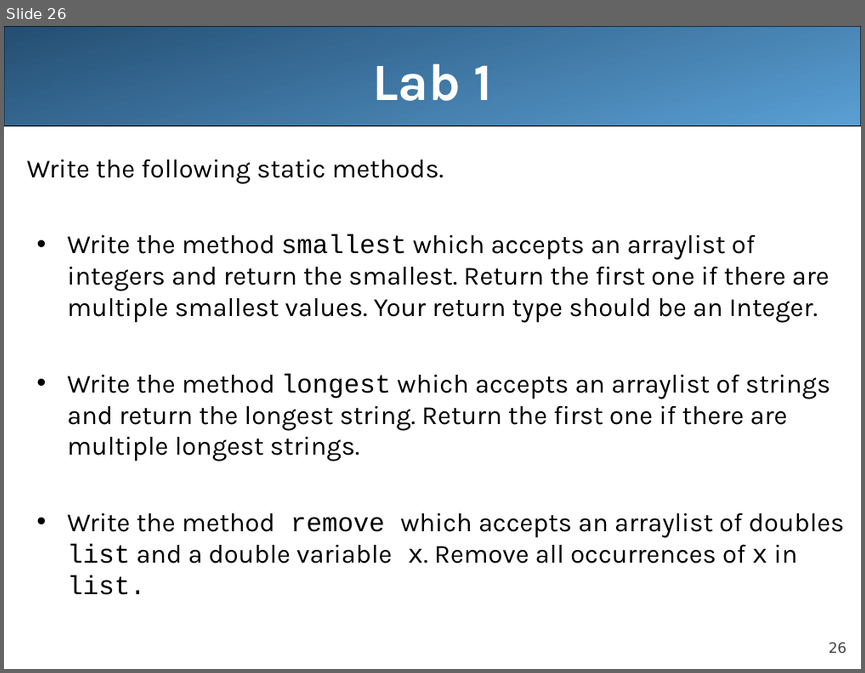
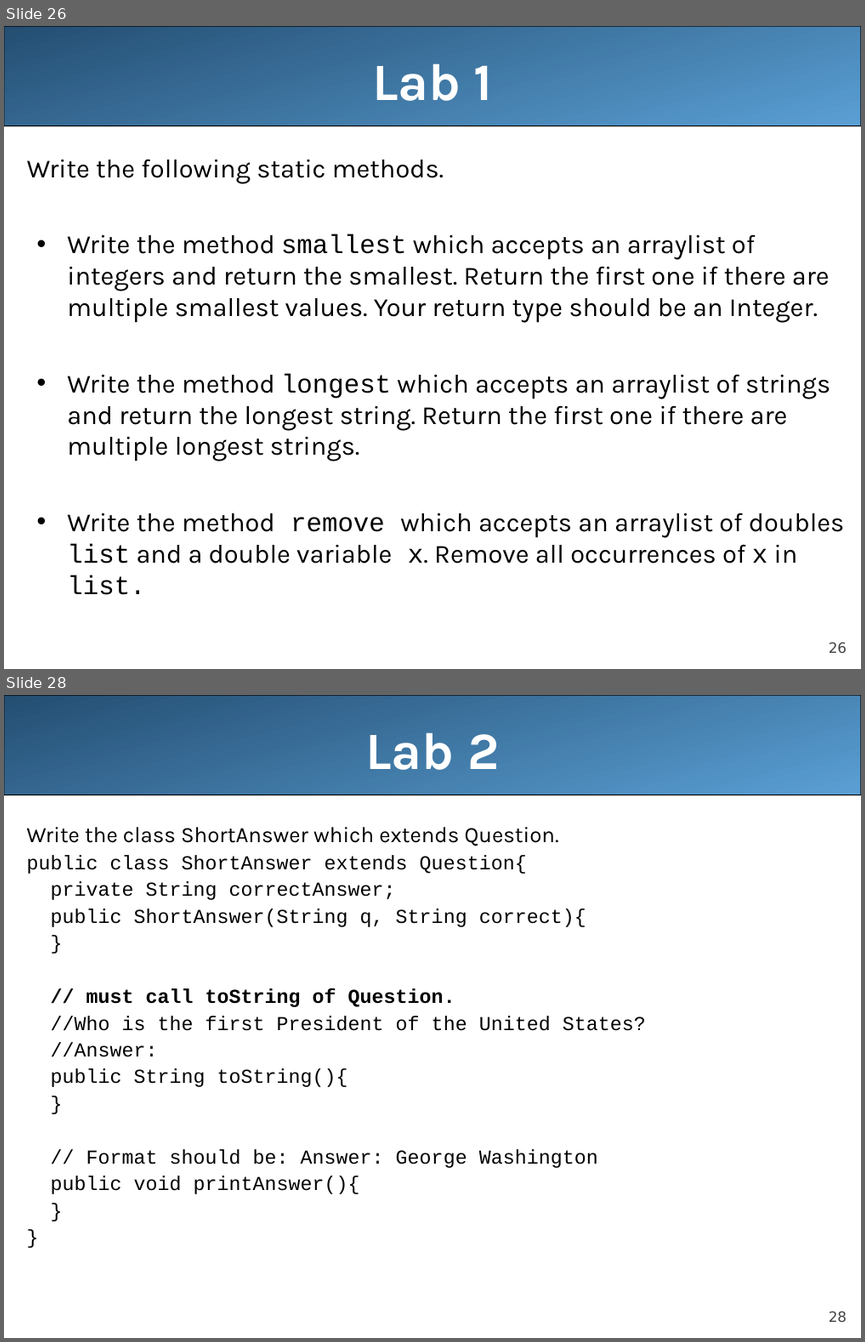
Before and after one commit to LongBaoNguyen/longbaonguyen.github.io, a slide deck: courses/apcsa/lecture16.ppt. Shown one above the other, each under a label of ours: slide 26 before the commit, slides 26 and 28 after it; the slides between them are not shown. The pictures are 865x673 and 865x1342 pixels, drawn with LibreOffice and Linux fonts; fonts in the diff are those of the drawing. Boxes give left, top, right and bottom in pixels: in the first picture for what was removed or moved away, otherwise in the second. Text is boxed around its words. In the diff, an @@ line names an element or a change of style, - is before the commit and + after.

```diff
--- a/courses/apcsa/lecture16.ppt
+++ b/courses/apcsa/lecture16.ppt
@@ slide 28 added at (4, 695, 861, 1338), background #FFFFFF; not listed: 2 template elements that a slide beside it also shows @@
@@ title added at (365, 732, 499, 770), 44 pt, text #FFFFFF, bold @@
+Lab 2
@@ text added at (27, 827, 646, 1194), 16.6 pt, text #000000 @@
+Write the class ShortAnswer which extends Question.
+public class ShortAnswer extends Question{
+private String correctAnswer;
+public ShortAnswer(String q, String correct){
+}
+// must call toString of Question.
+//Who is the first President of the United States?
+//Answer:
+public String toString(){
+}
+// Format should be: Answer: George Washington
+public void printAnswer(){
+}
+}
```
Also in this commit, not shown: 28 other slides changed, 2 other slides added, 1 slide removed, 4 other files.
